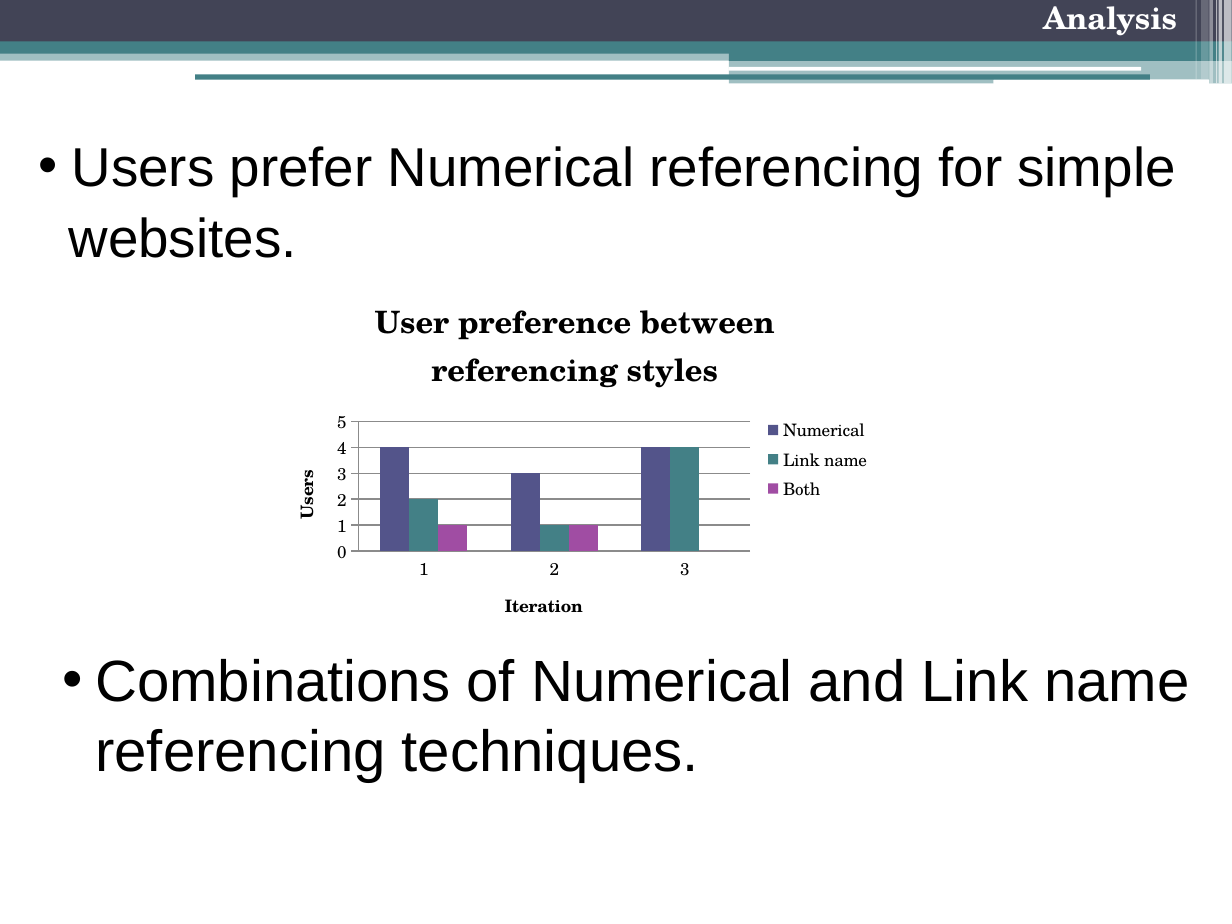
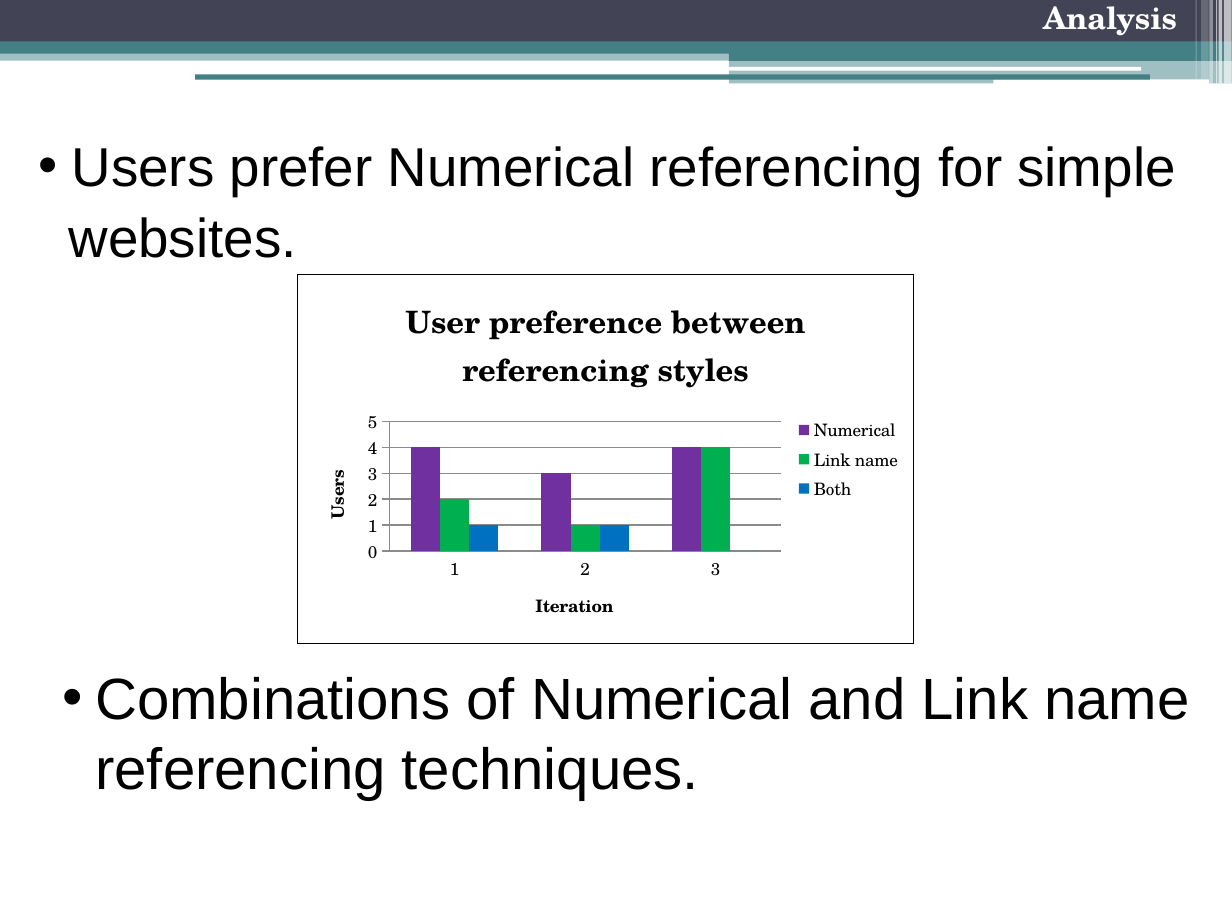
Before and after one commit to freecole/Lab-project, a slide deck: slide 32 of Presentation/3 Nov/Final Presentation.pptx. Drawn at 1232x924 pixels with LibreOffice and Linux fonts; fonts in the diff are those of the drawing. Boxes give left, top, right and bottom in pixels: in the first picture for what was removed or moved away, otherwise in the second. Text is boxed around its words. In the diff, an @@ line names an element or a change of style, - is before the commit and + after.

Commit message:
changed the graph colours

```diff
--- a/Presentation/3 Nov/Final Presentation.pptx
+++ b/Presentation/3 Nov/Final Presentation.pptx
@@ column chart at box(298, 275, 914, 644) @@
@@ colour of Numerical #53548A to #7030A0 @@
@@ colour of Link name #438086 to #00B050 @@
@@ colour of Both #A04DA3 to #0070C0 @@
@@ border changed @@
@@ column chart: place and size @@
-column chart at box(267, 275, 883, 644)
+column chart at box(298, 275, 914, 644)
@@ text "Combinations of Numerical and Link ...": place and size @@
-text "Combinations of Numerical and Link ..." at box(95, 659, 1189, 781)
+text "Combinations of Numerical and Link ..." at box(95, 677, 1189, 800)
```
Also in this commit, not shown: 9 other slides changed.
